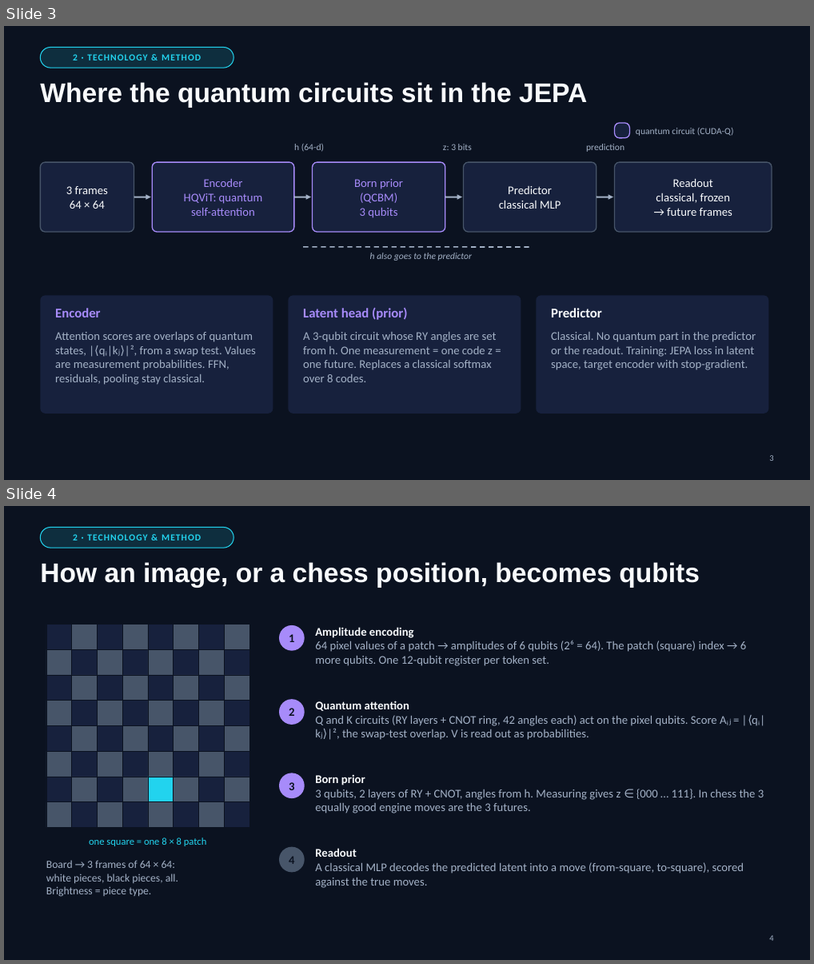
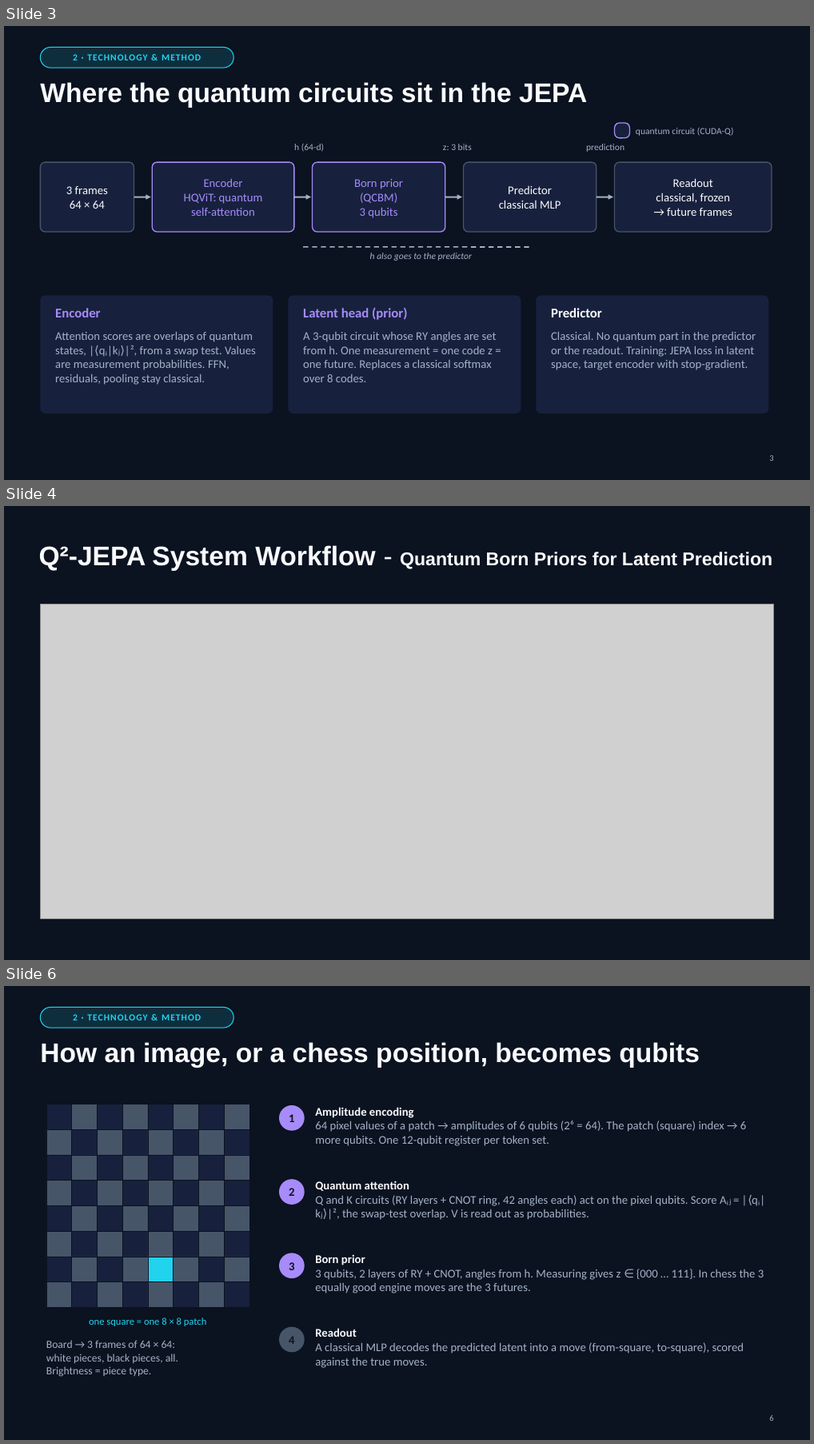
Before and after one commit to Brigada-Inginerilor-Amarati/Q2-JEPA, a slide deck: presentation/Q2-JEPA-demo-day.pptx. Shown one above the other, each under a label of ours: slides 3 and 4 before the commit, slides 3, 4 and 6 after it; the slides between them are not shown. The pictures are 814x964 and 814x1444 pixels, drawn with LibreOffice and Linux fonts; fonts in the diff are those of the drawing; grey boxes stand for pictures. Boxes give left, top, right and bottom in pixels: in the first picture for what was removed or moved away, otherwise in the second. Text is boxed around its words. In the diff, an @@ line names an element or a change of style, - is before the commit and + after.

```diff
--- a/presentation/Q2-JEPA-demo-day.pptx
+++ b/presentation/Q2-JEPA-demo-day.pptx
@@ slide 4 added at (4, 506, 810, 960), background #0B1220 @@
@@ title added at (39, 545, 773, 571), 22 pt, text #F8FAFC, bold @@
+Q²-JEPA System Workflow - Quantum Born Priors for Latent Prediction
@@ picture added at (40, 604, 774, 919) @@
@@ what was slide 4 is now slide 6 @@
@@ page number at (770, 1415, 774, 1420): text changed @@
-4
+6
```
Also in this commit, not shown: 7 slides changed, 2 other slides added, 1 slide removed.
